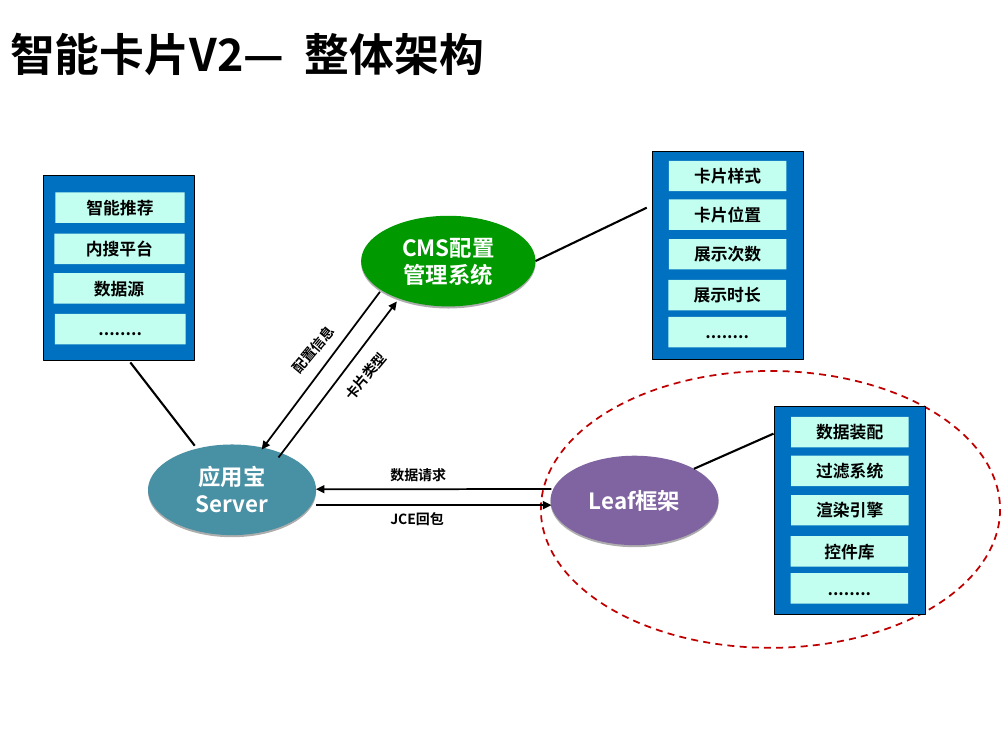
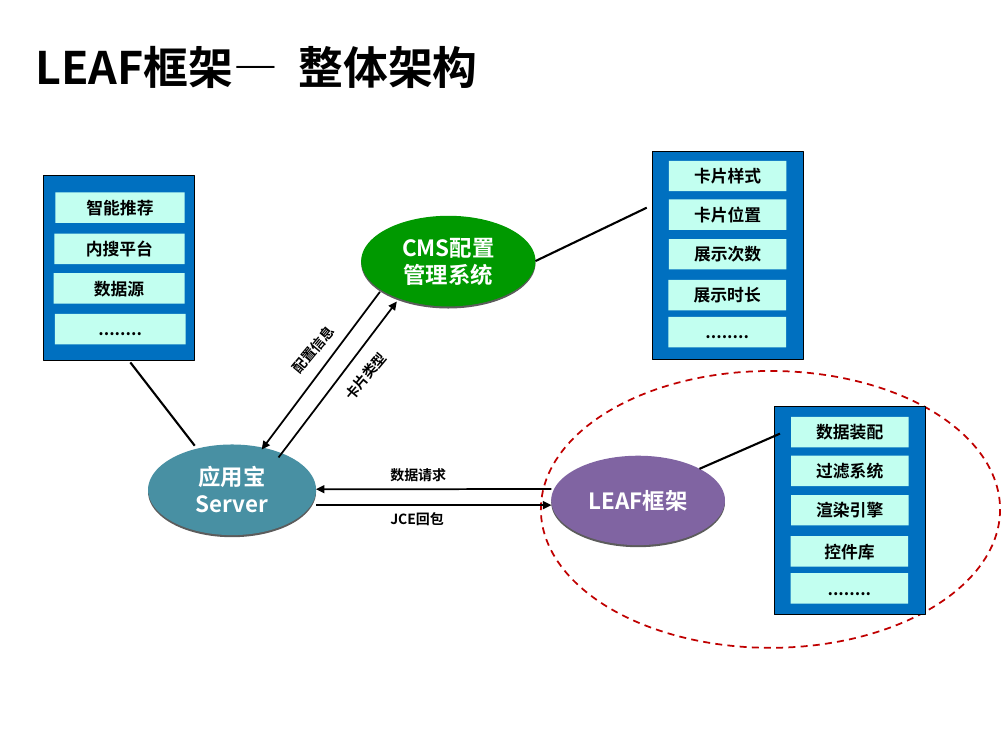
Before and after one commit to hamlingong/data, a slide deck: slide 7 of promote/龚海龙-v1.0.ppt (slide 8 before the commit). Drawn at 1008x756 pixels with LibreOffice and Linux fonts; fonts in the diff are those of the drawing; background and template pictures are left out. Boxes give left, top, right and bottom in pixels: in the first picture for what was removed or moved away, otherwise in the second. Text is boxed around its words. In the diff, an @@ line names an element or a change of style, - is before the commit and + after.

```diff
--- a/promote/龚海龙-v1.0.ppt
+++ b/promote/龚海龙-v1.0.ppt
@@ title at [35,45,478,88]: text changed @@
-智能卡片V2— 整体架构
+LEAF框架— 整体架构
@@ line moved from (773, 433) - (694, 469) to (780, 433) - (700, 469) @@
@@ shadow changed in 3 elements at [361,216,535,306], [148,445,317,535], [551,456,725,545] @@
@@ ellipse "LEAF框架": place and size @@
-ellipse "LEAF框架" at [550,456,719,545]
+ellipse "LEAF框架" at [551,456,725,545]
@@ text in ellipse at [589,490,688,511]: text changed @@
-Leaf框架
+LEAF框架
```
Also in this commit, not shown: 17 other slides changed, 1 slide removed.
